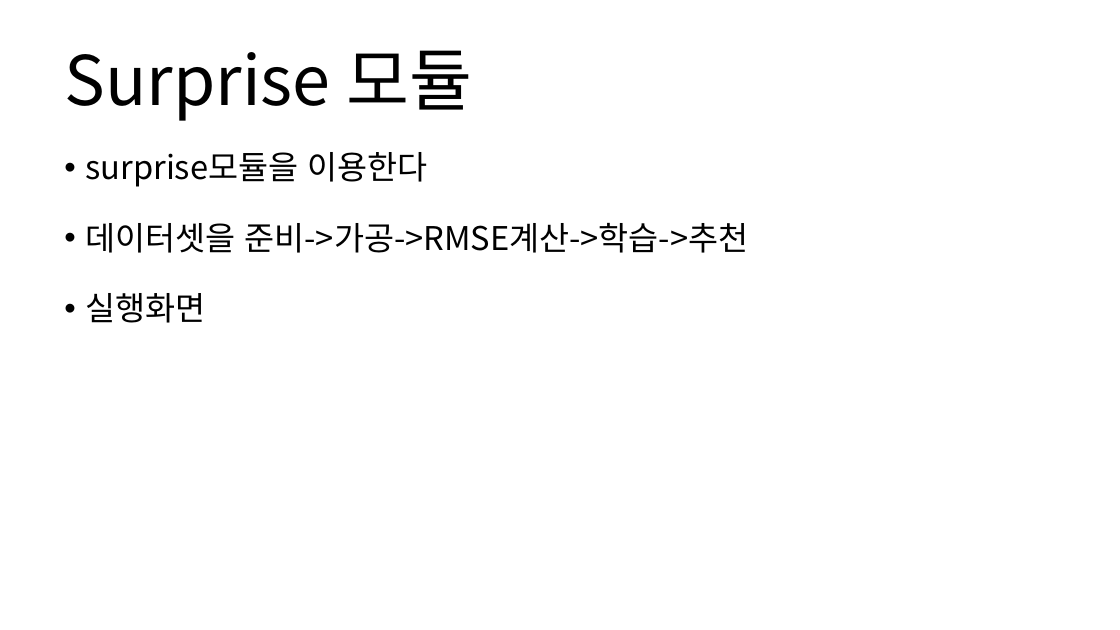
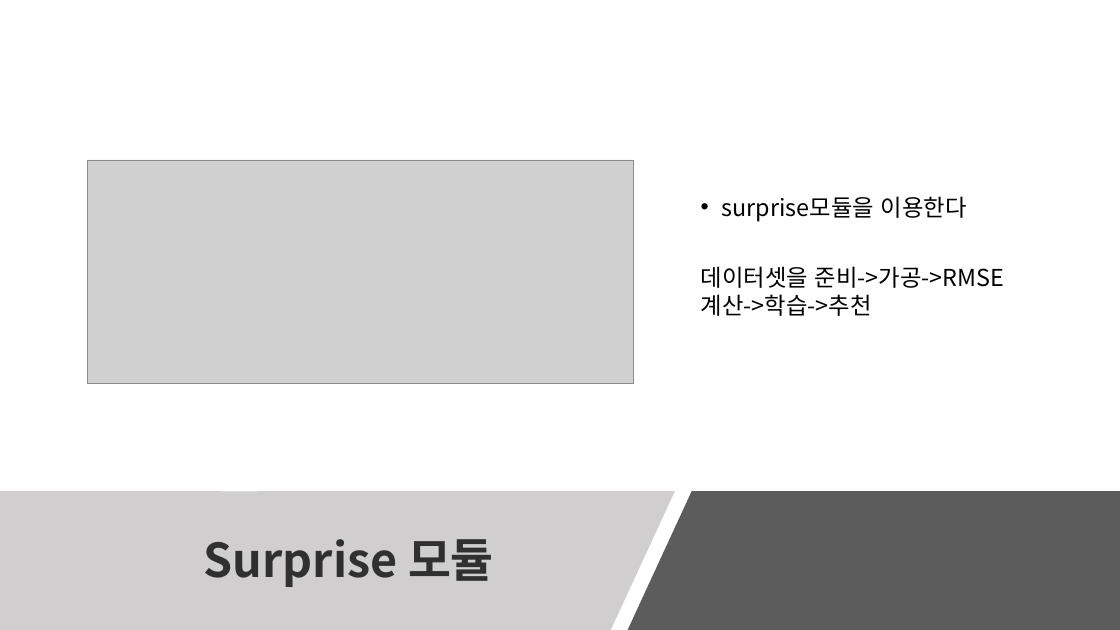
Before and after one commit to CheonSeounghyun/Movie-Analysis-System, a slide deck: slide 15 of document/2019_OSSP_Final_announcement.pptx (slide 11 before the commit). Drawn at 1120x630 pixels with LibreOffice and Linux fonts; fonts in the diff are those of the drawing; grey boxes stand for pictures. Boxes give left, top, right and bottom in pixels: in the first picture for what was removed or moved away, otherwise in the second. Text is boxed around its words. In the diff, an @@ line names an element or a change of style, - is before the commit and + after.

```diff
--- a/document/2019_OSSP_Final_announcement.pptx
+++ b/document/2019_OSSP_Final_announcement.pptx
@@ text "surprise모듈을 이용한다": place and size @@
-text "surprise모듈을 이용한다" at bbox=[85, 152, 749, 323]
+text "surprise모듈을 이용한다" at bbox=[701, 196, 1005, 316]
@@ text "surprise모듈을 이용한다" at bbox=[701, 196, 1005, 316]: size 28 to 20 pt; line spacing 0.9 to 1; more space between paragraphs; bullet • to none; vertical alignment top to middle @@
@@ picture added at bbox=[87, 160, 634, 383] @@
@@ text at bbox=[85, 293, 205, 323]: paragraph removed @@
-• 실행화면
@@ freeform shape added at bbox=[0, 492, 675, 630], fill #D0CECE @@
@@ title "Surprise 모듈": place and size @@
-title "Surprise 모듈" at bbox=[64, 50, 472, 121]
+title "Surprise 모듈" at bbox=[204, 539, 494, 587]
@@ title "Surprise 모듈" at bbox=[204, 539, 494, 587]: size 58.6 to 40 pt, text colour #000000 to #303030, bold on; alignment left to centre @@
@@ freeform shape added at bbox=[628, 492, 1120, 630], fill #404040 at 85% opacity @@
```
Also in this commit, not shown: 9 other slides changed, 8 slides added, 4 slides removed, 56 other files.
